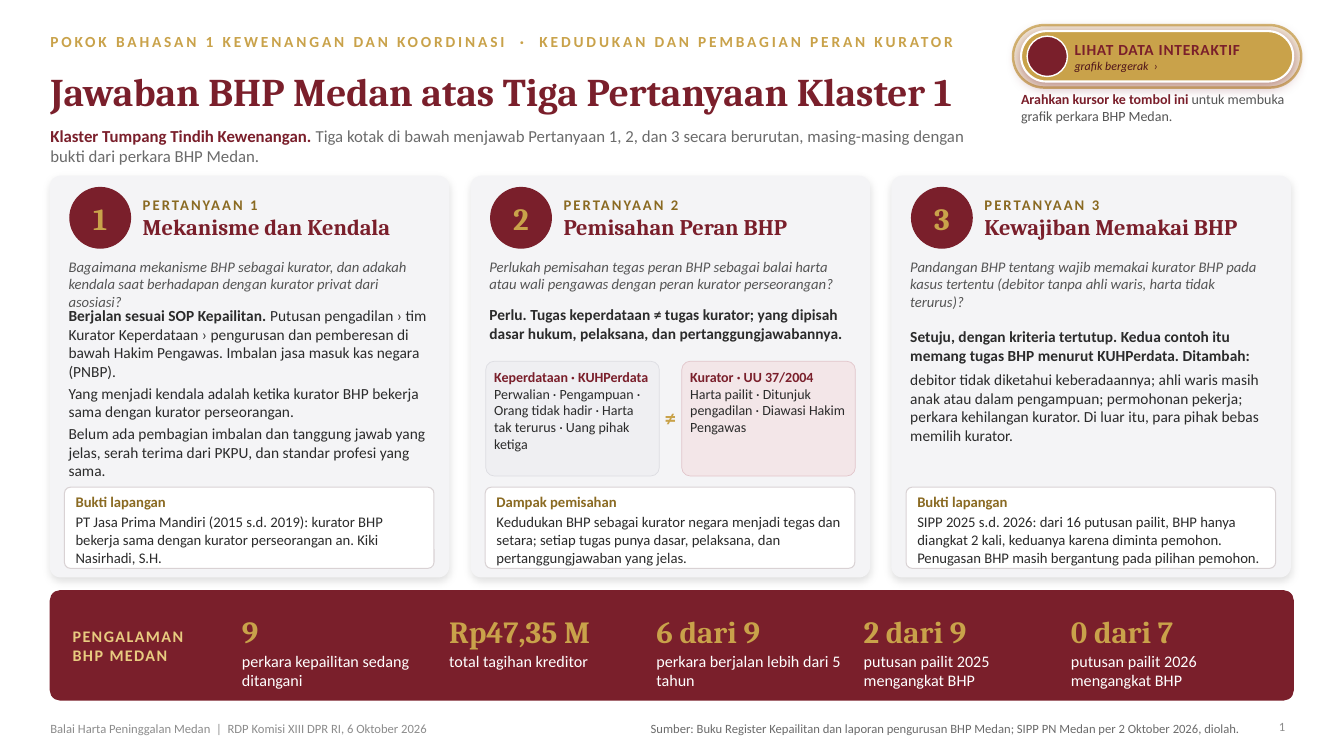
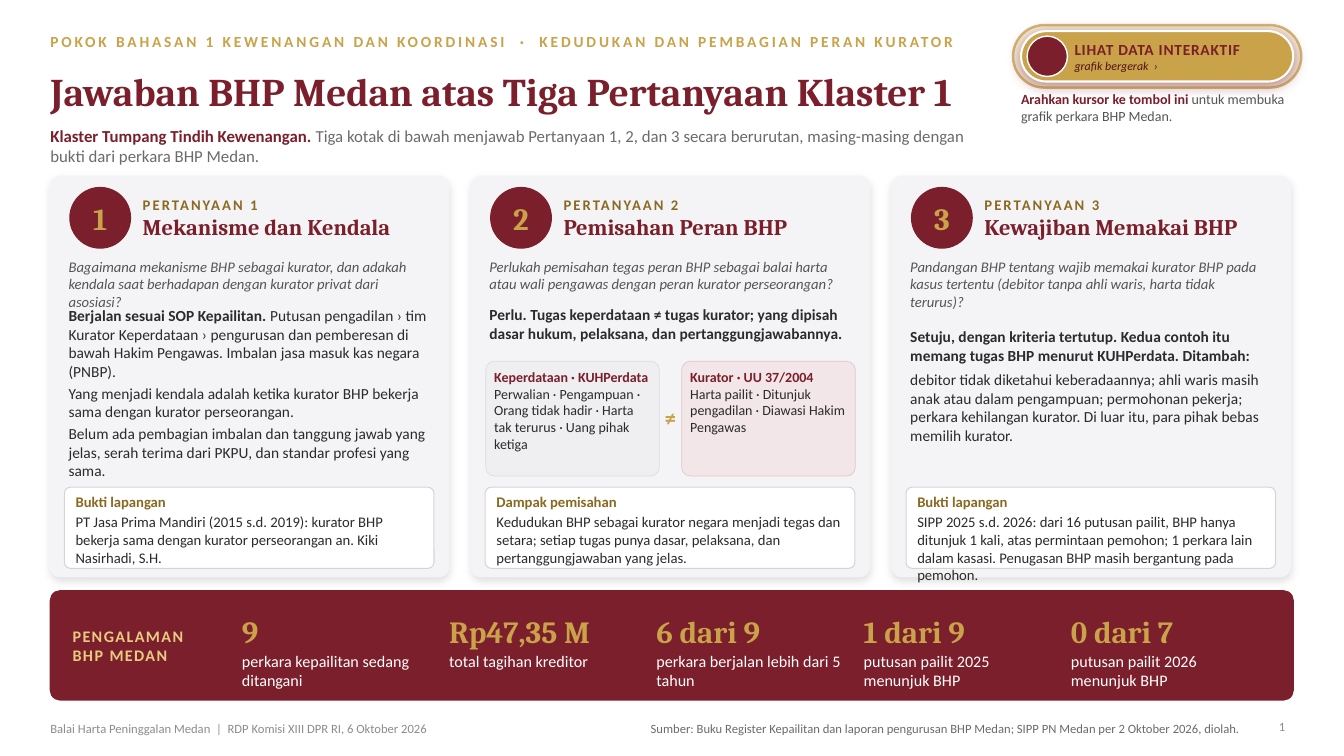
Before and after one commit to artheralawfirm-cloud/SAPAWALI, a slide deck: slide 1 of presentasi/klaster1/BHP Medan - Klaster 1 Tumpang Tindih Kewenangan - Paparan.pptx. Drawn at 1344x756 pixels with LibreOffice and Linux fonts; fonts in the diff are those of the drawing; background and template pictures are left out. Boxes give left, top, right and bottom in pixels: in the first picture for what was removed or moved away, otherwise in the second. Text is boxed around its words. In the diff, an @@ line names an element or a change of style, - is before the commit and + after.

```diff
--- a/presentasi/klaster1/BHP Medan - Klaster 1 Tumpang Tindih Kewenangan - Paparan.pptx
+++ b/presentasi/klaster1/BHP Medan - Klaster 1 Tumpang Tindih Kewenangan - Paparan.pptx
@@ text at (917, 516, 1252, 566): text changed @@
-SIPP 2025 s.d. 2026: dari 16 putusan pailit, BHP hanya diangkat 2 kali, keduanya karena diminta pemohon. Penugasan BHP masih bergantung pada pilihan pemohon.
+SIPP 2025 s.d. 2026: dari 16 putusan pailit, BHP hanya ditunjuk 1 kali, atas permintaan pemohon; 1 perkara lain dalam kasasi. Penugasan BHP masih bergantung pada pemohon.
@@ text at (864, 621, 964, 643): text changed @@
-2 dari 9
+1 dari 9
@@ text at (864, 656, 990, 689): text changed @@
-putusan pailit 2025 mengangkat BHP
+putusan pailit 2025 menunjuk BHP
@@ text at (1071, 655, 1197, 689): text changed @@
-putusan pailit 2026 mengangkat BHP
+putusan pailit 2026 menunjuk BHP
```
Also in this commit, not shown: 1 other slide changed, 7 other files.
